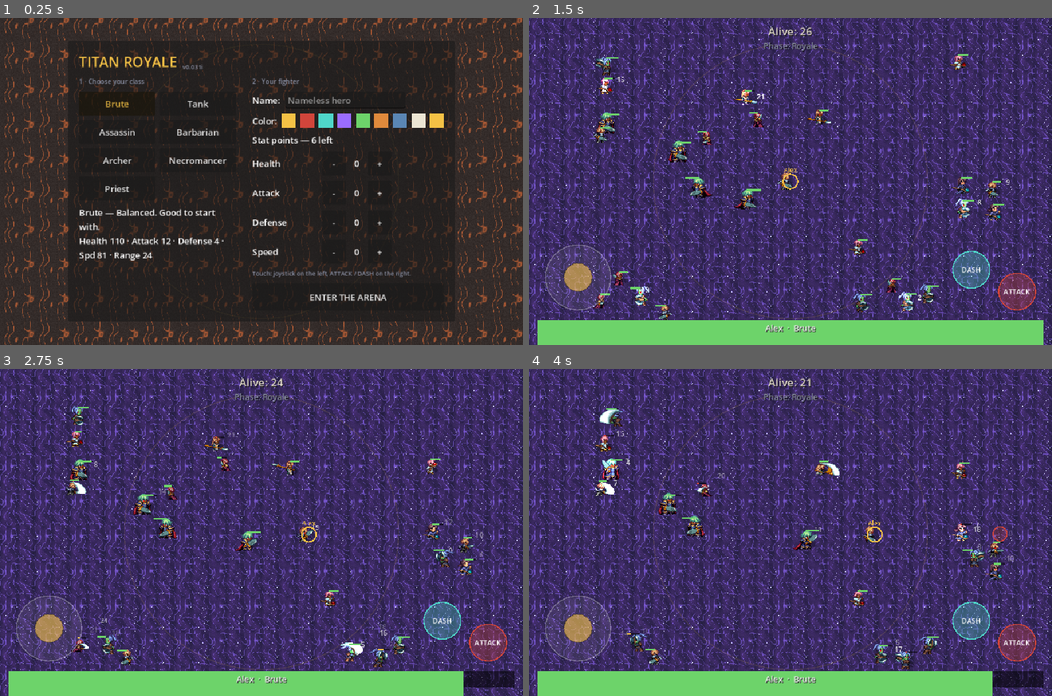
Above: before the commit, frames 1-4 (two rows, left to right).
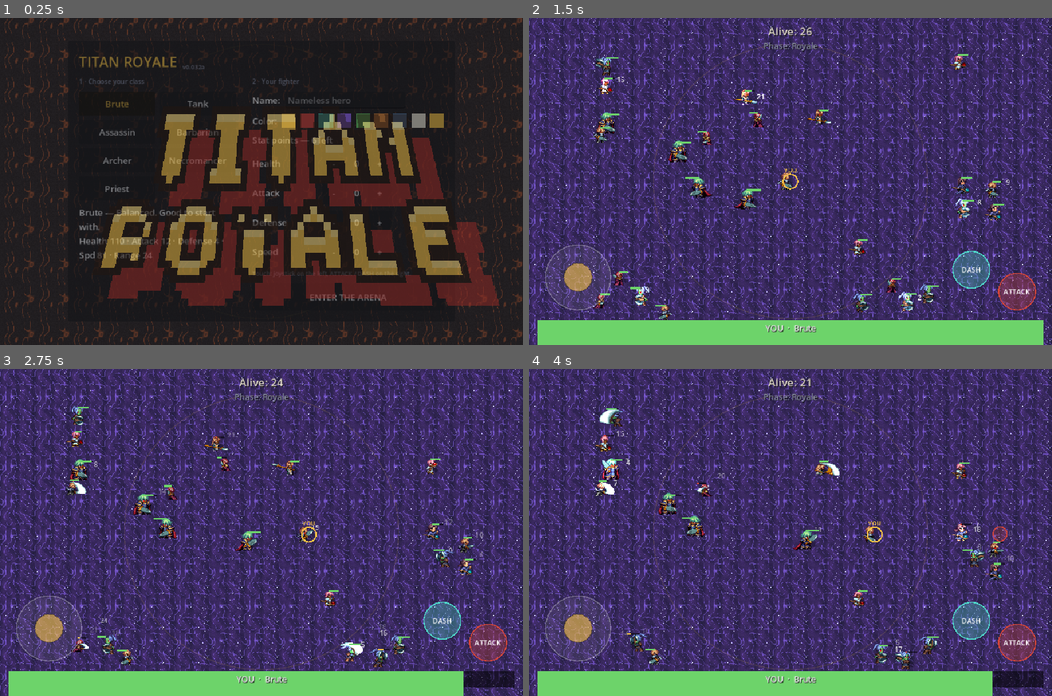
Above: after the commit, the same moments.

Repository: ruicasaisalves/titan-royale
Game: Godot game, scene res://scenes/Main.tscn
Two runs of this game, one before a commit and one after it. Both use one fixed random seed, a clock stepped at 60 frames per second and the inputs below.
Inputs (mouse positions are in pixels of both pictures, inside the frame that each line leads up to):
- Up to frame 1 (0.25 s): no input
- Up to frame 2 (1.5 s): click (874, 99) at 0.52 s; type "Alex" at 0.6 s; click "ENTER THE ARENA" at 1.25 s
- Up to frame 3 (2.75 s): tap Enter at 2 s; move the mouse to (376, 516) at 2.02 s; hold D from 2.03 s (still down); hold Shift from 2.03 s (still down); click (376, 516) at 2.17 s; tap Space at 2.27 s
- Up to frame 4 (4 s): release D at 2.75 s; release Shift at 2.75 s; drag from (685, 548) to (764, 597) at 2.77 s; move the mouse to (842, 460) at 3.52 s; hold D from 3.53 s (still down); hold Shift from 3.53 s (still down); click (842, 460) at 3.67 s

The runs differ from the first frame. In frame 1, 30% of the frame differs, in the area x 0-100%, y 0-100%; in frame 2, 0.1%; in frame 3, 0.1%; in frame 4, 0.1%.

Commit message:
Add pixel-art "TITAN ROYALE" intro logo and boot splash
Substitui o logotipo do Godot no arranque por um logo pixel-art proprio.

- tools/gen_logo.py: gera assets/ui/logo.png. Fonte bitmap "bold" 7x9 feita a
  mao (letras gordas e arredondadas, contadores abertos p/ legibilidade), com
  face amarela + extrusao 3D vermelha + contorno escuro, no palette do jogo.
  Keystone final da perspetiva (estreita no topo, larga no fundo -> parece
  aproximar-se de nos em baixo).
- project.godot: define o boot splash (application/boot_splash/*) com o logo
  e fundo escuro, sem filtro (mantem o look pixelado).
- Main.gd: intro animada (fade + "pop") por cima de tudo ao arrancar, que
  desvanece para o ecra de criacao; um toque/tecla salta a intro.
- Bump versao para 0.032a.

Co-Authored-By: Claude Opus 4.8 <noreply@anthropic.com>
Claude-Session: https://claude.ai/code/session_01C8M7UENX3dzYfcT4jyVMtX

Diff:
--- a/project.godot
+++ b/project.godot
@@ -15,9 +15,12 @@
 [application]
 
 config/name="Titan Royale"
-config/version="0.031i"
+config/version="0.032a"
 run/main_scene="res://scenes/Main.tscn"
 config/features=PackedStringArray("4.7")
+boot_splash/bg_color=Color(0.055, 0.063, 0.09, 1)
+boot_splash/image="res://assets/ui/logo.png"
+boot_splash/use_filter=false
 config/icon="res://icon.png"
 
 [autoload]
--- a/scripts/Main.gd
+++ b/scripts/Main.gd
@@ -17,6 +17,7 @@
 var ui: CanvasLayer
 var creation_root: Control
 var hud_root: Control
+var intro_root: Control
 
 # refs de UI
 var class_buttons := {}
@@ -45,6 +46,7 @@
 	add_child(ui)
 	_build_creation()
 	_build_hud()
+	_build_intro()
 	_select_class("Bruto")
 
 func _process(_delta: float) -> void:
@@ -374,6 +376,66 @@
 	l.add_theme_constant_override("shadow_offset_y", 1)
 	return l
 
+# ============ LOGO DE ENTRADA ============
+# Mostra o logo "TITAN ROYALE" (pixel-art) por cima de tudo ao arrancar,
+# faz um "pop" a aparecer, segura, e desvanece para o ecrã de criação.
+# Um toque/tecla salta a intro.
+var _intro_tween: Tween
+
+func _build_intro() -> void:
+	intro_root = Control.new()
+	intro_root.set_anchors_and_offsets_preset(Control.PRESET_FULL_RECT)
+	intro_root.mouse_filter = Control.MOUSE_FILTER_STOP  # apanha o toque para saltar
+	intro_root.gui_input.connect(func(e): if _is_press(e): _end_intro())
+	ui.add_child(intro_root)
+
+	var bg := ColorRect.new()
+	bg.color = Color(0.055, 0.063, 0.09)  # mesmo fundo do jogo / boot splash
+	bg.set_anchors_and_offsets_preset(Control.PRESET_FULL_RECT)
+	bg.mouse_filter = Control.MOUSE_FILTER_IGNORE
+	intro_root.add_child(bg)
+
+	var logo := TextureRect.new()
+	logo.texture = load("res://assets/ui/logo.png")
+	logo.texture_filter = CanvasItem.TEXTURE_FILTER_NEAREST
+	logo.stretch_mode = TextureRect.STRETCH_KEEP_ASPECT_CENTERED
+	logo.set_anchors_and_offsets_preset(Control.PRESET_FULL_RECT)
+	logo.offset_left = 60
+	logo.offset_right = -60
+	logo.offset_top = 80
+	logo.offset_bottom = -80
+	logo.mouse_filter = Control.MOUSE_FILTER_IGNORE
+	intro_root.add_child(logo)
+
+	var vp := get_viewport_rect().size
+	logo.pivot_offset = vp / 2
+	logo.scale = Vector2(0.92, 0.92)
+	intro_root.modulate.a = 0.0
+	_intro_tween = create_tween()
+	_intro_tween.set_trans(Tween.TRANS_SINE)
+	_intro_tween.tween_property(intro_root, "modulate:a", 1.0, 0.5)
+	_intro_tween.parallel().tween_property(logo, "scale", Vector2.ONE, 0.6) \
+		.set_trans(Tween.TRANS_BACK).set_ease(Tween.EASE_OUT)
+	_intro_tween.tween_interval(1.3)
+	_intro_tween.tween_property(intro_root, "modulate:a", 0.0, 0.5)
+	_intro_tween.tween_callback(_end_intro)
+
+func _end_intro() -> void:
+	if _intro_tween != null and _intro_tween.is_valid():
+		_intro_tween.kill()
+	if is_instance_valid(intro_root):
+		intro_root.queue_free()
+	intro_root = null
+
+func _unhandled_input(event: InputEvent) -> void:
+	if intro_root != null and _is_press(event):
+		_end_intro()
+
+func _is_press(e: InputEvent) -> bool:
+	return (e is InputEventMouseButton and e.pressed) \
+		or (e is InputEventScreenTouch and e.pressed) \
+		or (e is InputEventKey and e.pressed)
+
 func _start_game() -> void:
 	creation_root.visible = false
 	hud_root.visible = true
Binary file added: assets/ui/logo.png
Not shown, added: assets/ui/logo.png.import
Not shown, changed: export_presets.cfg
Not shown, changed: CLAUDE.md
Not shown, added: tools/gen_logo.py
